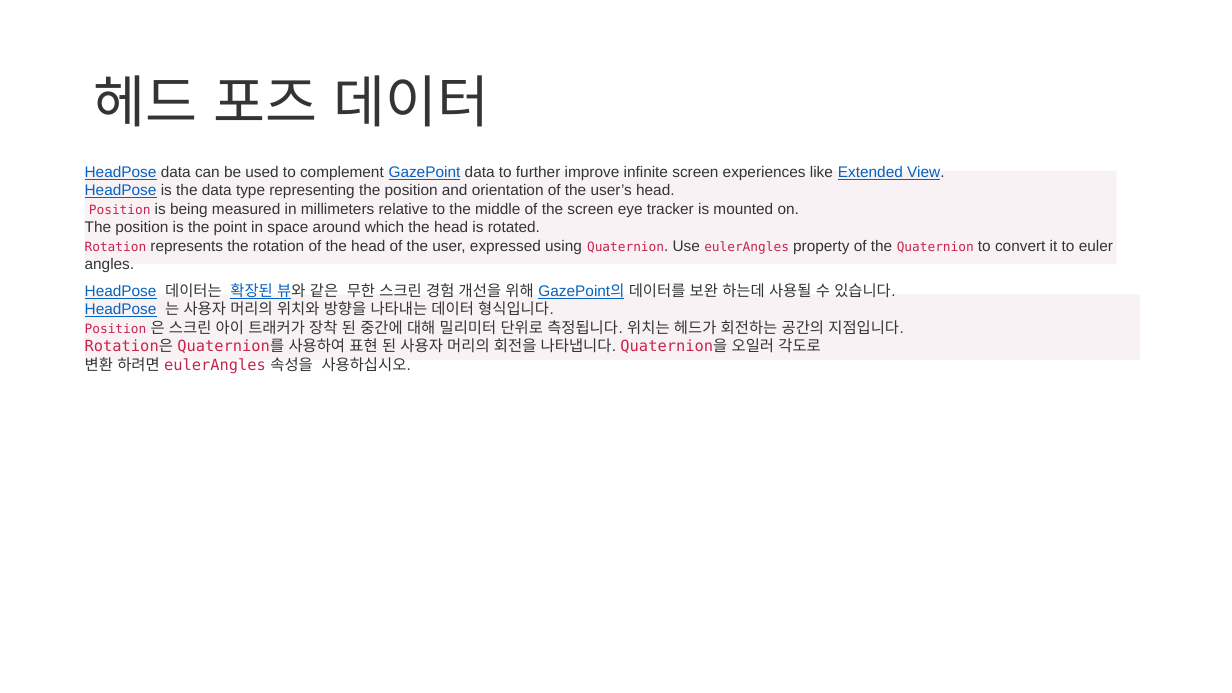
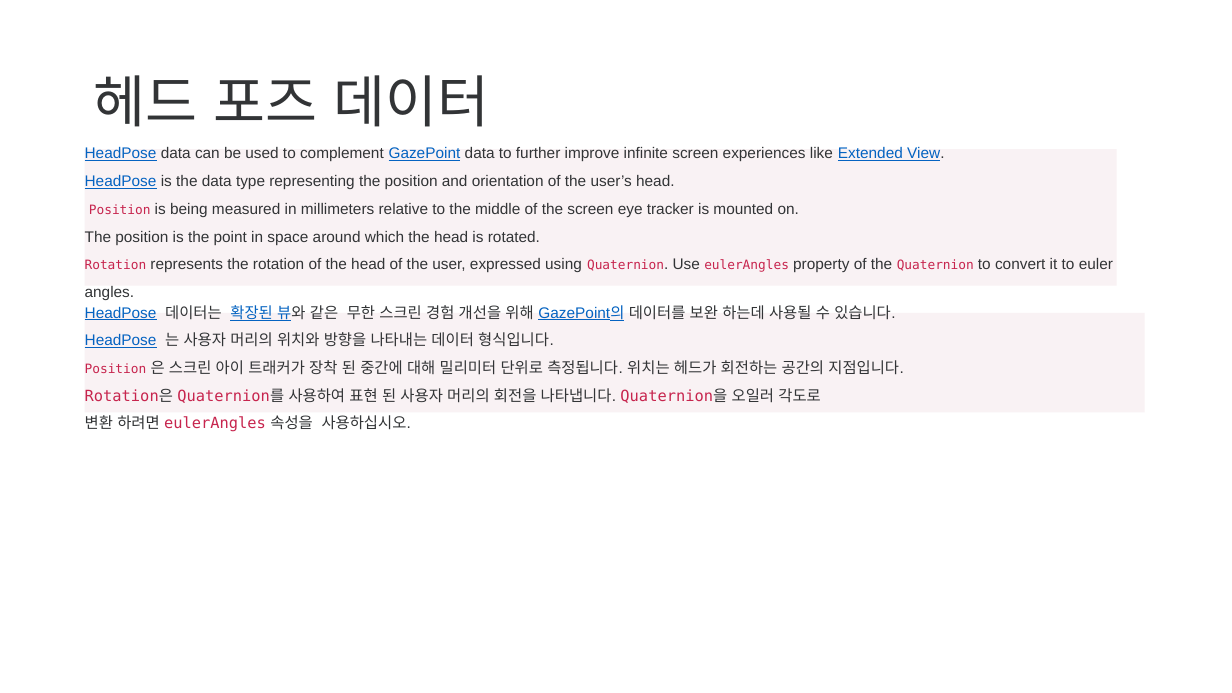
Before and after one commit to JiYoung-Kwon/Tobii_UnitySDK, a slide deck: slide 10 of Docs/TobiiAPI.pptx (slide 7 before the commit). Drawn at 1232x693 pixels with LibreOffice and Linux fonts; fonts in the diff are those of the drawing. Boxes give left, top, right and bottom in pixels: in the first picture for what was removed or moved away, otherwise in the second. Text is boxed around its words. In the diff, an @@ line names an element or a change of style, - is before the commit and + after.

```diff
--- a/Docs/TobiiAPI.pptx
+++ b/Docs/TobiiAPI.pptx
@@ rectangle "HeadPose data can be used ..." resized from (x1=85, y1=171, x2=1117, y2=264) to (x1=85, y1=150, x2=1117, y2=287) @@
@@ rectangle "HeadPose data can be used ..." at (x1=85, y1=150, x2=1117, y2=287): line spacing 1 to 1.5 @@
@@ text "HeadPose 데이터는 확장된 뷰와 같은 ..." at (x1=85, y1=309, x2=1145, y2=417): line spacing 1 to 1.5 @@
@@ text "HeadPose 데이터는 확장된 뷰와 같은 ..." resized from (x1=85, y1=290, x2=1141, y2=365) to (x1=85, y1=309, x2=1145, y2=417) @@
```
Also in this commit, not shown: 2 other slides changed, 8 slides added.
